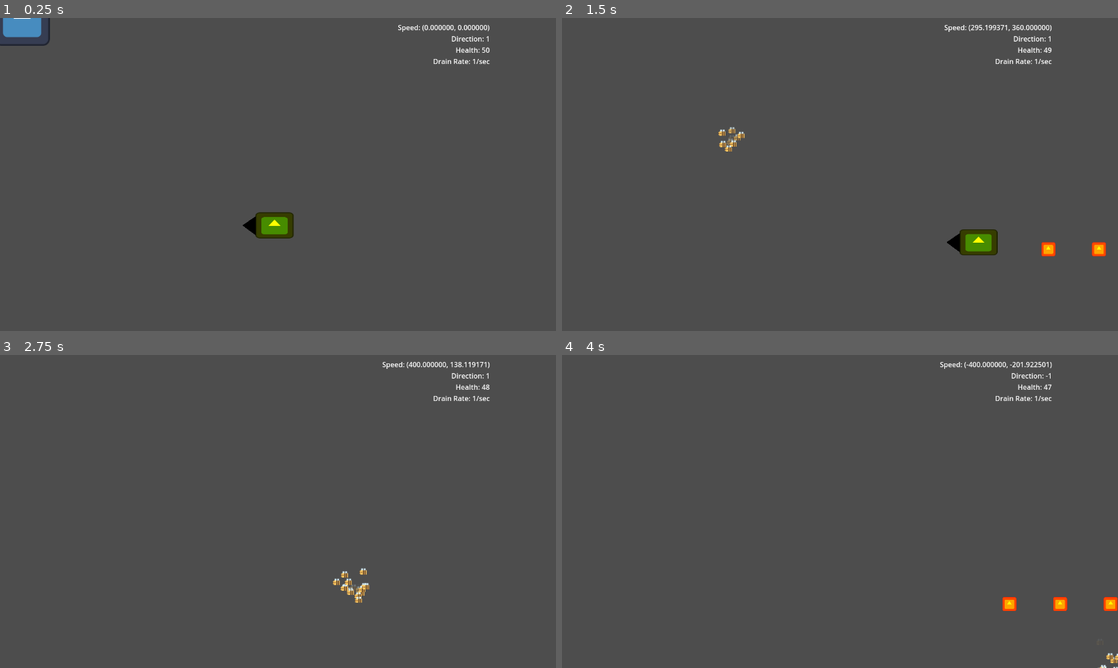
Above: before the commit, frames 1-4 (two rows, left to right).
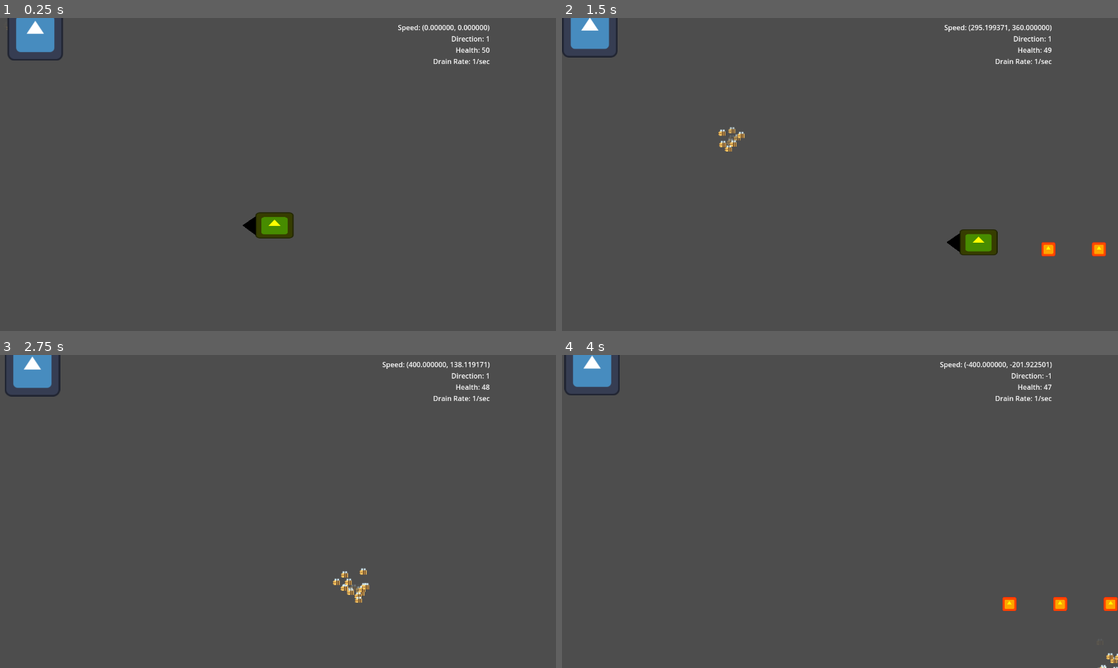
Above: after the commit, the same moments.

Repository: pkflunr/SGDA-EGD-Game-Jam-2023
Game: Godot game, scene res://Scenes/Enemy/tester.tscn
Two runs of this game, one before a commit and one after it. Both use one fixed random seed, a clock stepped at 60 frames per second and the inputs below. This scene is started directly instead of the project's main scene. The engine's default icon, where the game draws it, is replaced by a stand-in: a white triangle on a blue panel in a dark square.
Inputs:
- Up to frame 1 (0.25 s): no input
- Up to frame 2 (1.5 s): hold Right (player_right) 0.53-1.28 s; hold X (player_shoot) 0.53-1.28 s; hold Down (player_down) from 1.28 s (still down); tap X (player_shoot) at 1.35 s
- Up to frame 3 (2.75 s): release Down (player_down) at 2.03 s; hold Right (player_right) from 2.03 s (still down); hold X (player_shoot) from 2.03 s (still down)
- Up to frame 4 (4 s): release Right (player_right) at 2.78 s; release X (player_shoot) at 2.78 s; hold Up (player_up) 2.78-3.53 s; tap X (player_shoot) at 2.85 s; hold Left (player_left) from 3.53 s (still down); hold X (player_shoot) from 3.53 s (still down)

The runs differ from the first frame. In frame 1, 0.9% of the frame differs, in the area x 0-12%, y 0-14%; in frame 2, 0.8%; in frame 3, 0.9%, in the area x 0-11%, y 0-14%; in frame 4, 0.9%.

Commit message:
shooter hovers

Diff:
--- a/Scenes/Enemy/shooterEnemy.gd
+++ b/Scenes/Enemy/shooterEnemy.gd
@@ -1,7 +1,7 @@
 extends Area2D
 
 @export var health = 100
-@export var hover_distance = 300
+@export var hover_distance = 600
 @export var player : Node2D
 @export var speed_limit : int = 50
 @export var speed_multiplier : float = 0.5
@@ -19,10 +19,9 @@
 var curr_state : ShooterEnemyStates
 var rng = RandomNumberGenerator.new()
 
-var hover_band_tolerance = 50
-var hover_y_band_tolerance = 2
+var hover_y_band_tolerance = 400
 var picked_point : Vector2
-var point_range = 25
+var point_range = 50
 
 # Called when the node enters the scene tree for the first time.
 func _ready():
@@ -31,6 +30,8 @@
 		print("bruh the shooter enemy doesn't have a player skull emoji")
 		player = self
 	curr_state = ShooterEnemyStates.HOVER
+	$PickPoint.start()
+	generate_hover_point()
 
 # Called every frame. 'delta' is the elapsed time since the previous frame.
 func _process(delta):
@@ -54,20 +55,17 @@
 		ShooterEnemyStates.DEATH:
 			self.queue_free()
 
-# does not work rn for some reason
 func hover(delta):
-	if abs(position.x - player.position.x - hover_distance) < hover_band_tolerance || abs(position.x - player.position.x + hover_distance) < hover_band_tolerance :
-		if ($PickPoint.is_stopped()) :
-			$PickPoint.start()
-			var topLim = -point_range if position.y > player.position.y - hover_y_band_tolerance else 0
-			var botLim = point_range if position.y < player.position.y + hover_y_band_tolerance else 0
-			picked_point = Vector2(position.x + rng.randi_range(-point_range, point_range), position.y + rng.randi_range(topLim, botLim))
-		accelerate_in_dir(position - picked_point, delta)
-	elif (position.x > player.position.x and position.x < player.position.x + hover_distance) or position.x < player.position.x - hover_distance:
-		accelerate_in_dir(Vector2.RIGHT * 75, delta)
-	else:
-		accelerate_in_dir(Vector2.LEFT * 75, delta)
-	slow_down(0.05, delta)
+	accelerate_in_dir((picked_point - position) * 2, delta, 25)
+	slow_down(0.2, delta)
+
+func generate_hover_point():
+
+	var topLim = -point_range if position.y > player.position.y - hover_y_band_tolerance else 0
+	var botLim = point_range if position.y < player.position.y + hover_y_band_tolerance else 0
+	var offset = rng.randi_range(topLim, botLim)
+
+	picked_point = Vector2(player.position.x + (hover_distance if position.x > player.position.x else -hover_distance) + rng.randi_range(-point_range, point_range), position.y + offset)
 
 func attack(delta):
 	pass
@@ -102,3 +100,7 @@
 		# TODO Damage the player but less
 		# TODO detect getting damaged by player
 		pass
+
+func _on_pick_point_timeout():
+	generate_hover_point()
+	$PickPoint.start()
--- a/Scenes/Enemy/shooterEnemy.tscn
+++ b/Scenes/Enemy/shooterEnemy.tscn
@@ -15,4 +15,8 @@
 [node name="Icon" type="Sprite2D" parent="."]
 texture = ExtResource("2_dv2yt")
 
+[node name="PickPoint" type="Timer" parent="."]
+wait_time = 0.2
+
 [connection signal="body_entered" from="." to="." method="_on_body_entered"]
+[connection signal="timeout" from="PickPoint" to="." method="_on_pick_point_timeout"]
Not shown: 1 places in Scenes/Enemy/enemy_bee_ball.tscn that only renumber resources
